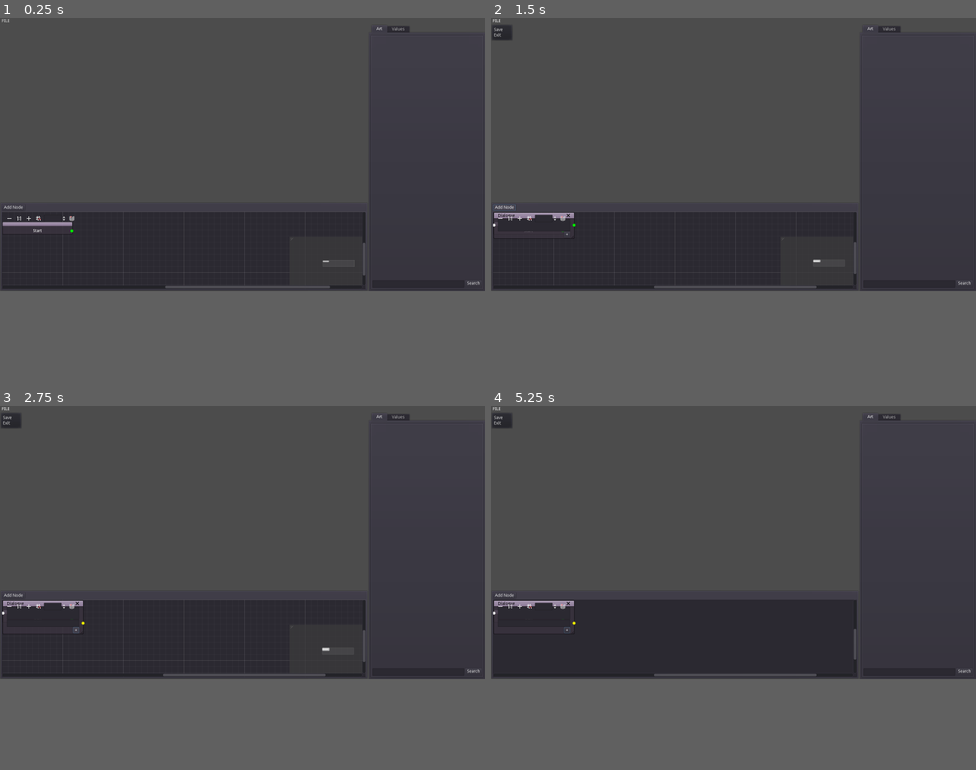
Above: before the commit, frames 1-4 (two rows, left to right).
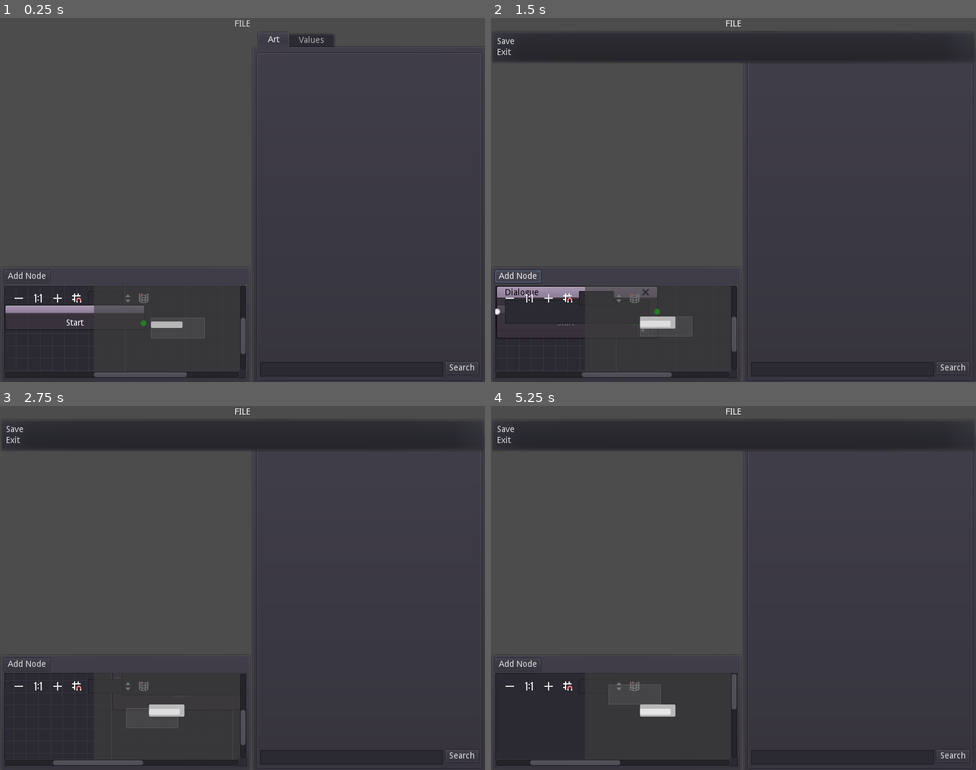
Above: after the commit, the same moments.

Repository: marschium/story_maker
Game: Godot game, scene res://Editor.tscn
Same seed, same stepped clock (60 frames per second), same inputs: the game is played once before the commit and once after it. The project has no main scene, so this scene is started directly.
Inputs (mouse positions are in pixels of both pictures, inside the frame that each line leads up to; where the layout moved, square brackets give the same spot in the first picture):
- Up to frame 1 (0.25 s): no input
- Up to frame 2 (1.5 s): click "FILE" at 0.5 s; click "Add Node" at 1.25 s
- Up to frame 3 (2.75 s): click "+" at 2 s
- Up to frame 4 (5.25 s): click (510, 617) [500, 606] at 2.75 s; click (549, 617) [520, 606] at 3.5 s; click (568, 617) [529, 606] at 4.25 s; click (636, 617) [563, 606] at 5 s
In our replay, the window is 800x450 before the commit and 800x600 after it. These sizes can differ from the game's own. Grey fills any space a smaller window leaves; there, only what the larger window draws over its background counts as a difference.

The runs differ from the first frame. In frame 1, 10% of the frame differs, in the area x 0-100%, y 0-99%; in frame 2, 17%; in frame 3, 16%; in frame 4, 16%.

Commit message:
editor scales with ui

Diff:
--- a/Editor.gd
+++ b/Editor.gd
@@ -1,23 +1,23 @@
-extends Node2D
+extends Control
 
 
 onready var world = $VBoxContainer/HBoxContainer/ViewportContainer/Viewport/World
 onready var tab_container = $VBoxContainer/HBoxContainer/TabContainer
 
 func _ready():
-    pass
+	pass
 
 func _export_game():
-    var scene_to_save = world.get_scene_to_save()
-    var packed_scene = PackedScene.new()
-    packed_scene.pack(scene_to_save)
-    ResourceSaver.save("user://world.tscn", packed_scene)
+	var scene_to_save = world.get_scene_to_save()
+	var packed_scene = PackedScene.new()
+	packed_scene.pack(scene_to_save)
+	ResourceSaver.save("user://world.tscn", packed_scene)
 
-    var packer = PCKPacker.new()
-    packer.pck_start("user://game.pck")
-    packer.add_file("res://main.tscn", "user://world.tscn")
-    world.save_resources_to_packer(packer)
-    packer.flush()
+	var packer = PCKPacker.new()
+	packer.pck_start("user://game.pck")
+	packer.add_file("res://main.tscn", "user://world.tscn")
+	world.save_resources_to_packer(packer)
+	packer.flush()
 
 func _on_MenuButton_save_selected():
-    _export_game()
+	_export_game()
--- a/Editor.tscn
+++ b/Editor.tscn
@@ -7,31 +7,39 @@
 [ext_resource path="res://EditorMenuButton.gd" type="Script" id=5]
 [ext_resource path="res://ValueEditor.tscn" type="PackedScene" id=6]
 
-[node name="Editor" type="Node2D"]
+[node name="Editor" type="Control"]
+anchor_right = 1.0
+anchor_bottom = 1.0
+size_flags_horizontal = 15
+size_flags_vertical = 15
 script = ExtResource( 3 )
+__meta__ = {
+"_edit_use_anchors_": false
+}
 
 [node name="VBoxContainer" type="VBoxContainer" parent="."]
-margin_right = 1600.0
-margin_bottom = 900.0
+anchor_right = 1.0
+anchor_bottom = 1.0
+size_flags_horizontal = 3
+size_flags_vertical = 3
 alignment = 1
 __meta__ = {
 "_edit_use_anchors_": false
 }
 
 [node name="MenuButton" type="MenuButton" parent="VBoxContainer"]
-margin_right = 38.0
+margin_right = 800.0
 margin_bottom = 20.0
-size_flags_horizontal = 2
+size_flags_horizontal = 3
 text = "FILE"
 script = ExtResource( 5 )
 
 [node name="HBoxContainer" type="HBoxContainer" parent="VBoxContainer"]
 margin_top = 24.0
-margin_right = 1600.0
-margin_bottom = 900.0
+margin_right = 800.0
+margin_bottom = 602.0
 grow_horizontal = 2
 grow_vertical = 2
-rect_min_size = Vector2( 1200, 720 )
 size_flags_horizontal = 3
 size_flags_vertical = 3
 __meta__ = {
@@ -39,16 +47,16 @@
 }
 
 [node name="ViewportContainer" type="ViewportContainer" parent="VBoxContainer/HBoxContainer"]
-margin_right = 1214.0
-margin_bottom = 876.0
+margin_right = 414.0
+margin_bottom = 578.0
 mouse_filter = 1
-size_flags_horizontal = 3
-size_flags_vertical = 3
+size_flags_horizontal = 15
+size_flags_vertical = 15
 stretch = true
 script = ExtResource( 4 )
 
 [node name="Viewport" type="Viewport" parent="VBoxContainer/HBoxContainer/ViewportContainer"]
-size = Vector2( 1214, 876 )
+size = Vector2( 414, 578 )
 handle_input_locally = false
 usage = 0
 render_target_update_mode = 3
@@ -57,9 +65,9 @@
 [node name="World" parent="VBoxContainer/HBoxContainer/ViewportContainer/Viewport" instance=ExtResource( 2 )]
 
 [node name="TabContainer" type="TabContainer" parent="VBoxContainer/HBoxContainer"]
-margin_left = 1218.0
-margin_right = 1600.0
-margin_bottom = 876.0
+margin_left = 418.0
+margin_right = 800.0
+margin_bottom = 578.0
 rect_min_size = Vector2( 382, 0 )
 size_flags_vertical = 3
 tab_align = 0
@@ -82,5 +90,4 @@
 margin_top = 32.0
 margin_right = -4.0
 margin_bottom = -4.0
-[connection signal="save_selected" from="VBoxContainer/MenuButton" to="." method="_on_MenuButton_save_selected"]
 [connection signal="image_picked" from="VBoxContainer/HBoxContainer/TabContainer/Art" to="VBoxContainer/HBoxContainer/ViewportContainer/Viewport/World" method="_on_PictureDownload_image_picked"]
--- a/dialogue/Dialogue.gd
+++ b/dialogue/Dialogue.gd
@@ -8,7 +8,7 @@
 
 # Called when the node enters the scene tree for the first time.
 func _ready():
-    pass # Replace with function body.
+	pass # Replace with function body.
 
 func _on_Template_selected(text):
-    emit_signal("set_dialogue", text)
+	emit_signal("set_dialogue", text)
--- a/dialogue/DialogueEditorElement.gd
+++ b/dialogue/DialogueEditorElement.gd
@@ -5,17 +5,17 @@
 
 # Called when the node enters the scene tree for the first time.
 func _ready():
-    var view_size = get_viewport().size
-    rect_size = Vector2(view_size.x, view_size.y / 3)
-    rect_position = Vector2(0, view_size.y - rect_size.y)
-    dialogue_container = $"VBoxContainer/EditorDialogueContainer"
+	var view_size = get_viewport().size
+	rect_size = Vector2(view_size.x, view_size.y / 3)
+	rect_position = Vector2(0, view_size.y - rect_size.y)
+	dialogue_container = $"VBoxContainer/EditorDialogueContainer"
 
 func add_text(text):
-    dialogue_container.add_text(text)
-    $"VBoxContainer/HBoxContainer/CountLabel".text = str(dialogue_container.dialogue_idx + 1) + "/" + str(dialogue_container.get_child_count())
+	dialogue_container.add_text(text)
+	$"VBoxContainer/HBoxContainer/CountLabel".text = str(dialogue_container.dialogue_idx + 1) + "/" + str(dialogue_container.get_child_count())
 
 func change_text(text):
-    dialogue_container.change_text(text)
+	dialogue_container.change_text(text)
 
 func get_dialogue():
-    return $DialogueGraphCreator.get_dialogue()
+	return $DialogueGraphCreator.get_dialogue()
--- a/dialogue/GameDialogueContainer.gd
+++ b/dialogue/GameDialogueContainer.gd
@@ -2,8 +2,8 @@
 
 class DialogueState:
 
-    var text = ""
-    var options = {}
+	var text = ""
+	var options = {}
 
 export var state_dict = {}
 var dialogue_state
@@ -12,56 +12,56 @@
 
 # Called when the node enters the scene tree for the first time.
 func _ready():
-    pass
+	pass
 
 func _setup_state(state, dict):
-    state.text = dict["text"]
-    var options = dict.get("options")
-    if options:
-        for option_name in options:
-            var option_state = DialogueState.new()
-            _setup_state(option_state, options[option_name])
-            state.options[option_name] = option_state
+	state.text = dict["text"]
+	var options = dict.get("options")
+	if options:
+		for option_name in options:
+			var option_state = DialogueState.new()
+			_setup_state(option_state, options[option_name])
+			state.options[option_name] = option_state
 
 func _show_dialogue_state():
-    for c in $VBox/OptionContainer.get_children():
-        $VBox/OptionContainer.remove_child(c)
-    if dialogue_label:
-        $VBox/DialogueContainer.remove_child(dialogue_label)
-        dialogue_label.queue_free()
-    dialogue_label = DialogueLabel.instance()
-    dialogue_label.text_to_show = dialogue_state.text
-    dialogue_label.connect("finished", self, "_on_DialogueLabel_finished")
-    $VBox/DialogueContainer.add_child(dialogue_label)
-    dialogue_label.set_process(true)
+	for c in $VBox/OptionContainer.get_children():
+		$VBox/OptionContainer.remove_child(c)
+	if dialogue_label:
+		$VBox/DialogueContainer.remove_child(dialogue_label)
+		dialogue_label.queue_free()
+	dialogue_label = DialogueLabel.instance()
+	dialogue_label.text_to_show = dialogue_state.text
+	dialogue_label.connect("finished", self, "_on_DialogueLabel_finished")
+	$VBox/DialogueContainer.add_child(dialogue_label)
+	dialogue_label.set_process(true)
 
 func setup():
-    var start_state = DialogueState.new()
-    _setup_state(start_state, state_dict)
+	var start_state = DialogueState.new()
+	_setup_state(start_state, state_dict)
 
-    var view_size = get_viewport().size
-    rect_size = Vector2(view_size.x, view_size.y / 6)
-    rect_position = Vector2(0, view_size.y - rect_size.y)
+	var view_size = get_viewport().size
+	rect_size = Vector2(view_size.x, view_size.y / 6)
+	rect_position = Vector2(0, view_size.y - rect_size.y)
 
-    _change_to_state(start_state)
+	_change_to_state(start_state)
 
 func _change_to_state(state):
-    dialogue_state = state
-    _show_dialogue_state()
+	dialogue_state = state
+	_show_dialogue_state()
 
 func _on_OptionButton_pressed(state_selected):
-    _change_to_state(state_selected)
+	_change_to_state(state_selected)
 
 func _on_DialogueLabel_finished():
-    if dialogue_state.options:
-        if len(dialogue_state.options) == 1 && dialogue_state.options.has(""):
-            # default (no option)
-            yield (get_tree().create_timer(1), "timeout")
-            _change_to_state(dialogue_state.options[""])
-        else:
-            # options with names
-            for option in dialogue_state.options.keys():
-                var b = Button.new()
-                b.text = option
-                b.connect("pressed", self, "_on_OptionButton_pressed", [dialogue_state.options[option]])
-                $VBox/OptionContainer.add_child(b)
+	if dialogue_state.options:
+		if len(dialogue_state.options) == 1 && dialogue_state.options.has(""):
+			# default (no option)
+			yield (get_tree().create_timer(1), "timeout")
+			_change_to_state(dialogue_state.options[""])
+		else:
+			# options with names
+			for option in dialogue_state.options.keys():
+				var b = Button.new()
+				b.text = option
+				b.connect("pressed", self, "_on_OptionButton_pressed", [dialogue_state.options[option]])
+				$VBox/OptionContainer.add_child(b)
--- a/project.godot
+++ b/project.godot
@@ -20,8 +20,7 @@
 
 [display]
 
-window/size/width=1600
-window/size/height=900
+window/size/width=800
 
 [rendering]
 
